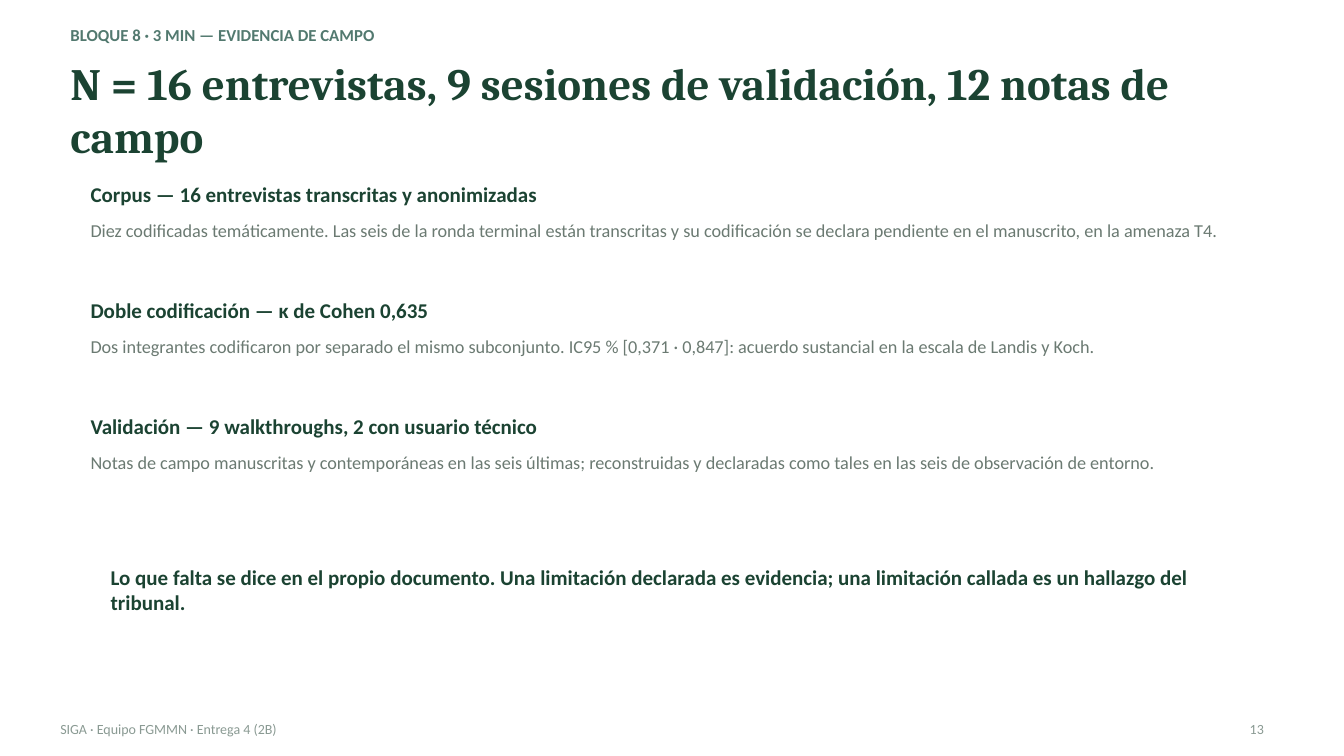
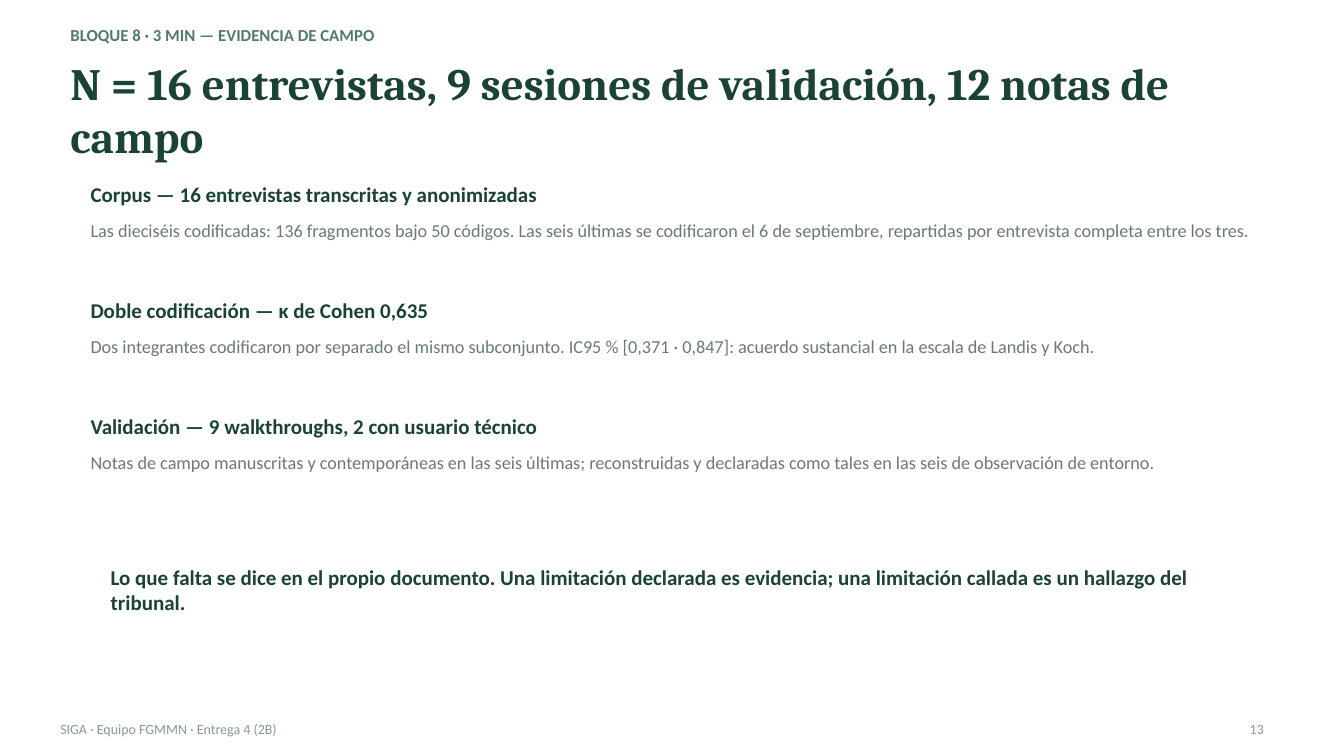
Before and after one commit to gsanchezc6-beep/SIGA_FGMMN_ISR401_AVANCE_2B, a slide deck: slide 13 of 08_Defensa/presentacion.pptx. Drawn at 1344x756 pixels with LibreOffice and Linux fonts; fonts in the diff are those of the drawing. Boxes give left, top, right and bottom in pixels: in the first picture for what was removed or moved away, otherwise in the second. Text is boxed around its words. In the diff, an @@ line names an element or a change of style, - is before the commit and + after.

Commit message:
fix(defensa): las diapositivas afirmaban lo que ya no es cierto
Tres diapositivas del mazo declaraban el corpus como estaba antes de codificarlo
entero: la 13 decia diez codificadas y la codificacion de las seis restantes
pendiente, la 3 hablaba de diez entrevistas validas y la 9 daba como trabajo
futuro aplicar codificacion axial y recalcular la curva. Lo que ve el tribunal
es esto, asi que corregirlo importa mas que corregir el manuscrito.

El trabajo futuro de la 9 pasa a ser lo que de verdad queda pendiente: ampliar
la ronda terminal mas alla del perfil docente, y regenerar los dos conjuntos
sobre el corpus completo en vez de sobre el de diez.

Se regenera presentacion.pdf, que llevaba desde las 11:07 sin sincronizar.

Ademas, correccion de una afirmacion mia que era falsa: 00_LEEME.md del panel
ampliado decia que los consentimientos de los siete evaluadores estaban en la
zona restringida, y esa zona no los declaraba en ningun sitio. Ahora constan en
README_Restringido.md, apartado 2, con el motivo por el que no se publican y con
la aclaracion de que las hojas depositadas no llevan nombre ni firma.

```diff
--- a/08_Defensa/presentacion.pptx
+++ b/08_Defensa/presentacion.pptx
@@ text at bbox=[91, 224, 1249, 240]: text changed @@
-Diez codificadas temáticamente. Las seis de la ronda terminal están transcritas y su codificación se declara pendiente en el manuscrito, en la amenaza T4.
+Las dieciséis codificadas: 136 fragmentos bajo 50 códigos. Las seis últimas se codificaron el 6 de septiembre, repartidas por entrevista completa entre los tres.
```
Also in this commit, not shown: 2 other slides changed, 5 other files.
